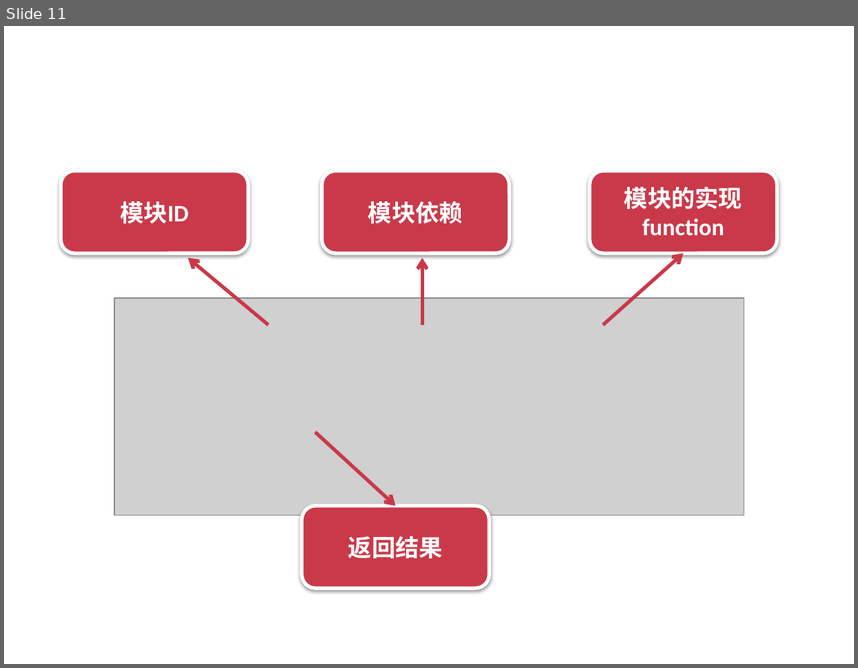
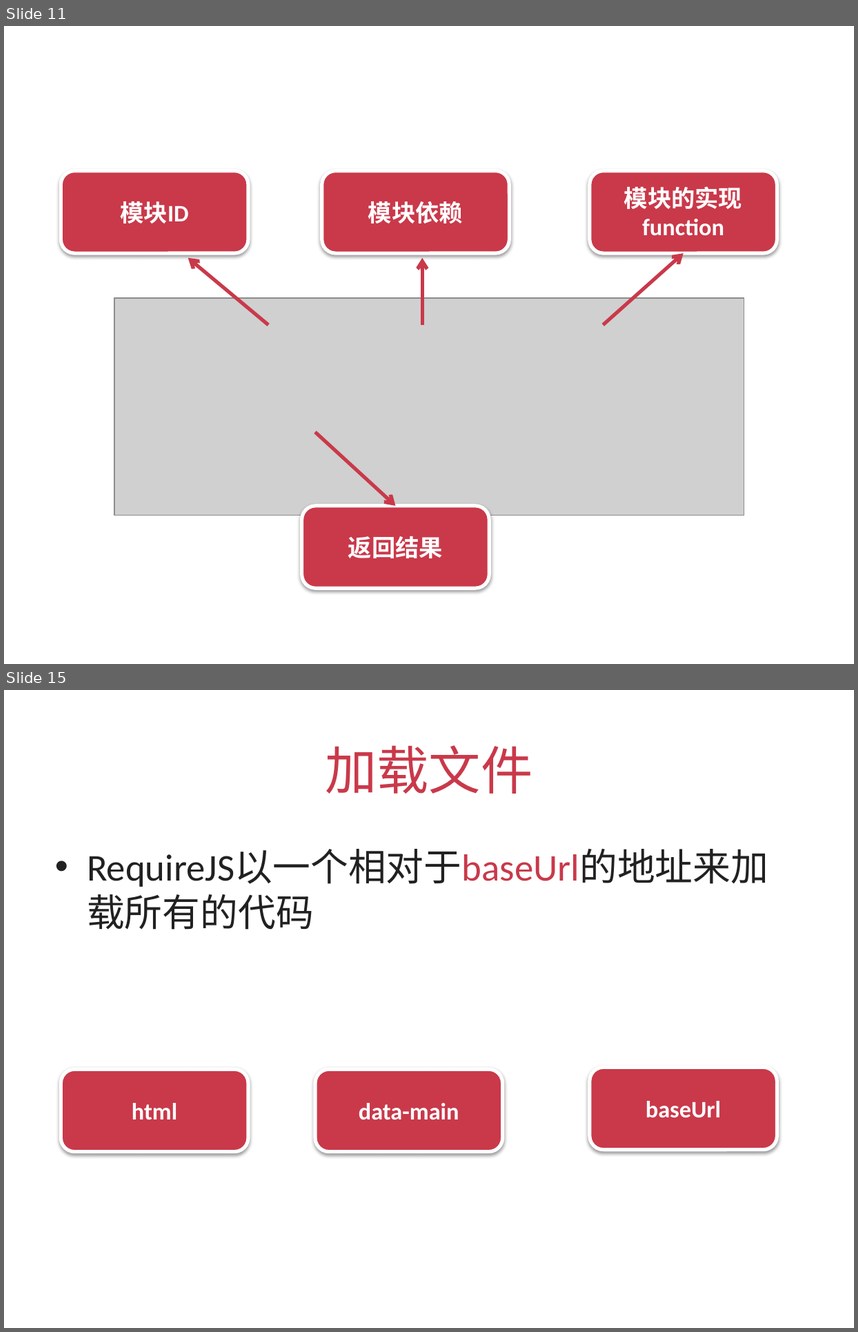
Before and after one commit to silvajs/lecturer, a slide deck: requirejs/doc/requirejs.pptx. Shown one above the other, each under a label of ours: slide 11 before the commit, slides 11 and 15 after it; the slides between them are not shown. The pictures are 858x668 and 858x1332 pixels, drawn with LibreOffice and Linux fonts; fonts in the diff are those of the drawing; grey boxes stand for pictures. Boxes give left, top, right and bottom in pixels: in the first picture for what was removed or moved away, otherwise in the second. Text is boxed around its words. In the diff, an @@ line names an element or a change of style, - is before the commit and + after.

Commit message:
base config requirejs

```diff
--- a/requirejs/doc/requirejs.pptx
+++ b/requirejs/doc/requirejs.pptx
@@ slide 15 added at [4,690,854,1328], background #FFFFFF @@
@@ title added at [325,745,533,793], 44 pt, text #C9394A @@
+加载文件
@@ text added at [47,839,811,1259], 32 pt, text #212121 @@
+• RequireJS以一个相对于baseUrl的地址来加载所有的代码
@@ rounded rectangle added at [61,1069,248,1152], fill #C9394A, outline #FFFFFF 3 pt, 20 pt, text #FFFFFF, bold @@
+html
@@ rounded rectangle added at [315,1069,502,1152], fill #C9394A, outline #FFFFFF 3 pt, 20 pt, text #FFFFFF, bold @@
+data-main
@@ rounded rectangle added at [590,1067,777,1149], fill #C9394A, outline #FFFFFF 3 pt, 20 pt, text #FFFFFF, bold @@
+baseUrl
```
Also in this commit, not shown: 4 other slides added, 3 other files.
